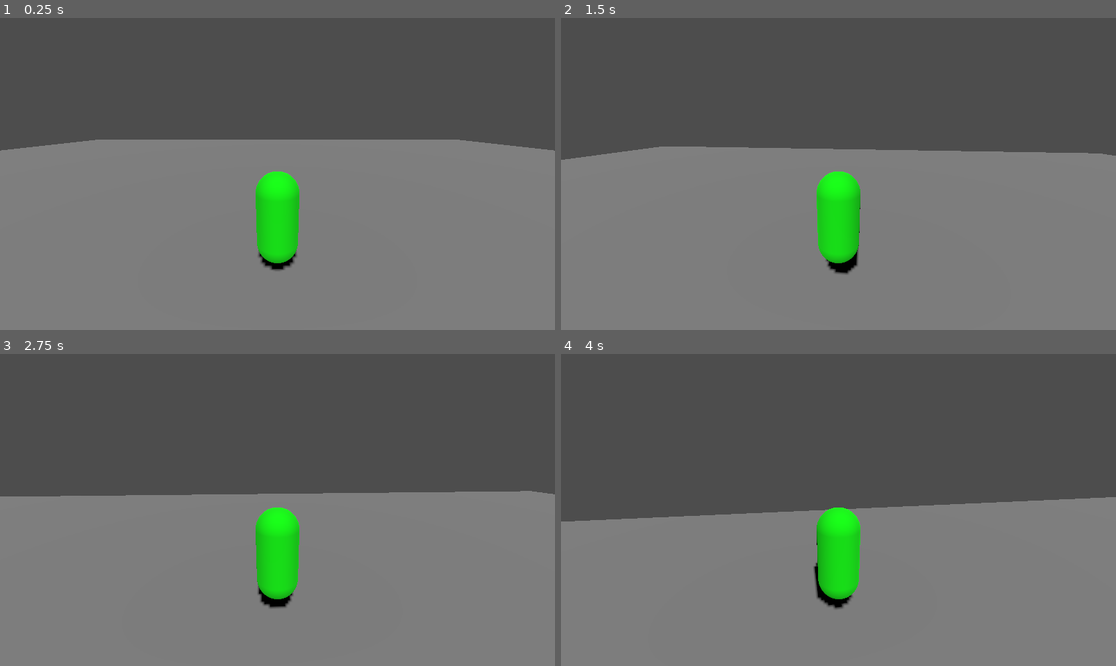
Above: before the commit, frames 1-4 (two rows, left to right).
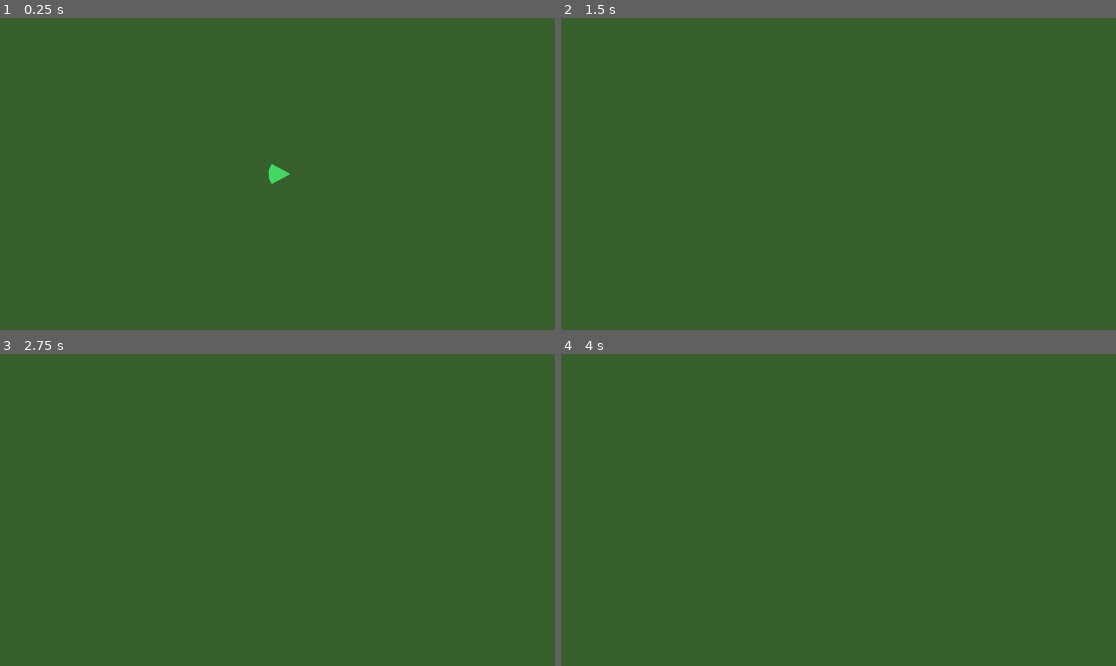
Above: after the commit, the same moments.

Repository: xXBunchXx/bubble-bros
Game: Godot game, scene res://scenes/world.tscn
Two runs of this game, one before a commit and one after it. Both use one fixed random seed, a clock stepped at 60 frames per second and the inputs below. This scene is started directly instead of the project's main scene.
Inputs (mouse positions are in pixels of both pictures, inside the frame that each line leads up to):
- Up to frame 1 (0.25 s): no input
- Up to frame 2 (1.5 s): tap Enter at 0.5 s; move the mouse to (866, 174) at 0.52 s; hold W (move_forward) from 0.53 s (still down); tap Space (jump) at 0.6, 0.77, 1.07, 1.35 s; click (866, 174) at 0.67 s; move the mouse to (810, 174) at 1.27 s; click (810, 174) at 1.42 s
- Up to frame 3 (2.75 s): keep holding W (move_forward); tap Space (jump) at 1.52, 1.82, 2.1 s; move the mouse to (288, 503) at 2.02 s; click (288, 503) at 2.17 s
- Up to frame 4 (4 s): keep holding W (move_forward); move the mouse to (832, 516) at 2.77 s; tap Space (jump) at 2.85, 3.02, 3.32, 3.6, 3.77 s; click (832, 516) at 2.92 s; move the mouse to (877, 513) at 3.52 s; click (877, 513) at 3.67 s

The runs differ from the first frame. In frame 1, 100% of the frame differs, in the area x 0-100%, y 0-100%; in frame 2, 100%; in frame 3, 100%; in frame 4, 100%.

Commit message:
edits

Diff:
--- /dev/null
+++ b/data/pawns/ninja.tres
@@ -0,0 +1,11 @@
+[gd_resource type="Resource" script_class="PawnData" load_steps=2 format=3]
+
+[ext_resource type="Script" path="res://scripts/pawn_data.gd" id="1_pd"]
+
+[resource]
+script = ExtResource("1_pd")
+display_name = "Ninja"
+speed = 150.0
+radius = 18.0
+color = Color(1, 1, 1, 1)
+max_health = 100.0
--- /dev/null
+++ b/data/pawns/scout.tres
@@ -0,0 +1,11 @@
+[gd_resource type="Resource" script_class="PawnData" load_steps=2 format=3]
+
+[ext_resource type="Script" path="res://scripts/pawn_data.gd" id="1_pd"]
+
+[resource]
+script = ExtResource("1_pd")
+display_name = "Scout"
+speed = 260.0
+radius = 12.0
+color = Color(0.8, 1, 1, 1)
+max_health = 60.0
--- a/project.godot
+++ b/project.godot
@@ -12,8 +12,12 @@
 
 config/name="BubbleBros"
 run/main_scene="res://scenes/lobby.tscn"
-config/features=PackedStringArray("4.6", "Forward Plus")
+config/features=PackedStringArray("4.6")
 config/icon="res://icon.svg"
+
+[autoload]
+
+PawnRegistry="*res://scripts/pawn_registry.gd"
 
 [input]
 
@@ -43,10 +47,6 @@
 ]
 }
 
-[physics]
-
-3d/physics_engine="Jolt Physics"
-
 [rendering]
 
 rendering_device/driver.windows="d3d12"
--- a/scenes/player.tscn
+++ /dev/null
@@ -1,36 +0,0 @@
-[gd_scene format=3 uid="uid://player001"]
-
-[ext_resource type="Script" path="res://scripts/player.gd" id="1_player"]
-
-[sub_resource type="CapsuleShape3D" id="CapsuleShape3D_1"]
-radius = 0.4
-height = 1.8
-
-[sub_resource type="CapsuleMesh" id="CapsuleMesh_1"]
-radius = 0.4
-height = 1.8
-
-[sub_resource type="SceneReplicationConfig" id="SceneReplicationConfig_1"]
-properties/0/path = NodePath(".:position")
-properties/0/spawn = true
-properties/0/sync = true
-properties/0/watch = false
-properties/1/path = NodePath(".:rotation")
-properties/1/spawn = true
-properties/1/sync = true
-properties/1/watch = false
-
-[node name="Player" type="CharacterBody3D"]
-script = ExtResource("1_player")
-
-[node name="CollisionShape3D" type="CollisionShape3D" parent="."]
-shape = SubResource("CapsuleShape3D_1")
-
-[node name="MeshInstance3D" type="MeshInstance3D" parent="."]
-mesh = SubResource("CapsuleMesh_1")
-
-[node name="Camera3D" type="Camera3D" parent="."]
-transform = Transform3D(1, 0, 0, 0, 0.965926, 0.258819, 0, -0.258819, 0.965926, 0, 1.8, 3.5)
-
-[node name="MultiplayerSynchronizer" type="MultiplayerSynchronizer" parent="."]
-replication_config = SubResource("SceneReplicationConfig_1")
--- /dev/null
+++ b/scenes/unit.tscn
@@ -0,0 +1,17 @@
+[gd_scene format=3 uid="uid://unit001"]
+
+[ext_resource type="Script" path="res://scripts/unit.gd" id="1_unit"]
+
+[sub_resource type="CircleShape2D" id="CircleShape2D_1"]
+radius = 18.0
+
+[node name="Unit" type="CharacterBody2D"]
+motion_mode = 1
+script = ExtResource("1_unit")
+
+[node name="CollisionShape2D" type="CollisionShape2D" parent="."]
+shape = SubResource("CircleShape2D_1")
+
+[node name="Body" type="Polygon2D" parent="."]
+polygon = PackedVector2Array(18, 0, -8, 14, -12, 6, -12, -6, -8, -14)
+color = Color(0.6, 0.6, 0.9, 1)
--- a/scenes/world.tscn
+++ b/scenes/world.tscn
@@ -1,26 +1,21 @@
 [gd_scene format=3 uid="uid://world001"]
 
 [ext_resource type="Script" path="res://scripts/world.gd" id="1_world"]
+[ext_resource type="Script" path="res://scripts/rts_camera.gd" id="2_camera"]
+[ext_resource type="Script" path="res://scripts/selection_manager.gd" id="3_selection"]
 
-[sub_resource type="BoxShape3D" id="BoxShape3D_1"]
-size = Vector3(50, 0.2, 50)
-
-[sub_resource type="BoxMesh" id="BoxMesh_1"]
-size = Vector3(50, 0.2, 50)
-
-[node name="World" type="Node3D"]
+[node name="World" type="Node2D"]
 script = ExtResource("1_world")
 
-[node name="DirectionalLight3D" type="DirectionalLight3D" parent="."]
-transform = Transform3D(1, 0, 0, 0, 0.707107, 0.707107, 0, -0.707107, 0.707107, 0, 10, 0)
-shadow_enabled = true
+[node name="RTSCamera" type="Camera2D" parent="."]
+zoom = Vector2(1.5, 1.5)
+script = ExtResource("2_camera")
 
-[node name="Ground" type="StaticBody3D" parent="."]
+[node name="SelectionManager" type="Node" parent="."]
+script = ExtResource("3_selection")
 
-[node name="CollisionShape3D" type="CollisionShape3D" parent="Ground"]
-shape = SubResource("BoxShape3D_1")
+[node name="Ground" type="Polygon2D" parent="."]
+polygon = PackedVector2Array(-2000, -2000, 2000, -2000, 2000, 2000, -2000, 2000)
+color = Color(0.22, 0.38, 0.18, 1)
 
-[node name="MeshInstance3D" type="MeshInstance3D" parent="Ground"]
-mesh = SubResource("BoxMesh_1")
-
-[node name="Players" type="Node3D" parent="."]
+[node name="Units" type="Node2D" parent="."]
--- /dev/null
+++ b/scripts/pawn_data.gd
@@ -0,0 +1,15 @@
+class_name PawnData
+extends Resource
+
+## Defines a controllable unit type. Create instances as .tres files in
+## res://data/pawns/ — they are auto-registered by id (the filename).
+## To add a new unit type: New Resource > PawnData, fill in stats, save.
+## No networking code needed; units spawn across the network by id.
+
+@export var display_name := "Pawn"
+@export var speed := 150.0
+@export var radius := 18.0
+## Tint applied on top of the per-player color (use white for pure player color)
+@export var color := Color.WHITE
+## Later: health, damage, attack range, sprite, etc.
+@export var max_health := 100.0
--- /dev/null
+++ b/scripts/pawn_registry.gd
@@ -0,0 +1,33 @@
+extends Node
+
+## Autoload singleton. Scans res://data/pawns/ at startup and maps
+## id (filename without extension) -> PawnData. Because every peer ships
+## the same data files, an id is all that needs to cross the network.
+
+const PAWN_DIR := "res://data/pawns/"
+
+var _pawns: Dictionary = {}
+
+func _ready() -> void:
+	var dir := DirAccess.open(PAWN_DIR)
+	if dir == null:
+		push_warning("PawnRegistry: no pawn directory at %s" % PAWN_DIR)
+		return
+	for file in dir.get_files():
+		# Exported builds rename resources to .tres.remap; strip it
+		var res_file := file.trim_suffix(".remap")
+		if not res_file.ends_with(".tres"):
+			continue
+		var id := res_file.get_basename()
+		var data := load(PAWN_DIR + res_file) as PawnData
+		if data:
+			_pawns[id] = data
+
+func get_pawn(id: String) -> PawnData:
+	if id not in _pawns:
+		push_error("PawnRegistry: unknown pawn id '%s'" % id)
+		return null
+	return _pawns[id]
+
+func ids() -> Array:
+	return _pawns.keys()
--- a/scripts/player.gd
+++ /dev/null
@@ -1,55 +0,0 @@
-extends CharacterBody3D
-
-const SPEED := 5.0
-const JUMP_VELOCITY := 5.0
-const MOUSE_SENSITIVITY := 0.002
-
-@onready var camera: Camera3D = $Camera3D
-@onready var mesh_instance: MeshInstance3D = $MeshInstance3D
-
-var _yaw := 0.0
-
-func _ready() -> void:
-	# Node name is the peer id — use it to assign authority
-	set_multiplayer_authority(int(name))
-
-	if is_multiplayer_authority():
-		camera.current = true
-		Input.mouse_mode = Input.MOUSE_MODE_CAPTURED
-		# Tint local player green so you can tell yourself apart
-		var mat := StandardMaterial3D.new()
-		mat.albedo_color = Color.GREEN
-		mesh_instance.material_override = mat
-	else:
-		camera.current = false
-
-func _input(event: InputEvent) -> void:
-	if not is_multiplayer_authority():
-		return
-	if event is InputEventMouseMotion:
-		_yaw -= event.relative.x * MOUSE_SENSITIVITY
-		rotation.y = _yaw
-	if event.is_action_pressed("ui_cancel"):
-		Input.mouse_mode = Input.MOUSE_MODE_VISIBLE
-
-func _physics_process(delta: float) -> void:
-	if not is_multiplayer_authority():
-		return
-
-	if not is_on_floor():
-		velocity += get_gravity() * delta
-
-	if Input.is_action_just_pressed("jump") and is_on_floor():
-		velocity.y = JUMP_VELOCITY
-
-	var input_dir := Input.get_vector("move_left", "move_right", "move_forward", "move_back")
-	var direction := (transform.basis * Vector3(input_dir.x, 0, input_dir.y)).normalized()
-
-	if direction:
-		velocity.x = direction.x * SPEED
-		velocity.z = direction.z * SPEED
-	else:
-		velocity.x = move_toward(velocity.x, 0, SPEED)
-		velocity.z = move_toward(velocity.z, 0, SPEED)
-
-	move_and_slide()
--- /dev/null
+++ b/scripts/rts_camera.gd
@@ -0,0 +1,27 @@
+extends Camera2D
+
+const PAN_SPEED := 400.0
+const ZOOM_FACTOR := 0.1
+const MIN_ZOOM := 0.3
+const MAX_ZOOM := 3.0
+
+func _unhandled_input(event: InputEvent) -> void:
+	if not event is InputEventMouseButton or not event.pressed:
+		return
+	if event.button_index == MOUSE_BUTTON_WHEEL_UP:
+		_set_zoom(zoom.x + ZOOM_FACTOR)
+	elif event.button_index == MOUSE_BUTTON_WHEEL_DOWN:
+		_set_zoom(zoom.x - ZOOM_FACTOR)
+
+func _process(delta: float) -> void:
+	var pan := Vector2(
+		Input.get_axis("move_left", "move_right"),
+		Input.get_axis("move_forward", "move_back")
+	)
+	if pan != Vector2.ZERO:
+		# Pan speed scales inversely with zoom so it feels consistent
+		position += pan.normalized() * PAN_SPEED * delta / zoom.x
+
+func _set_zoom(value: float) -> void:
+	var z := clampf(value, MIN_ZOOM, MAX_ZOOM)
+	zoom = Vector2(z, z)
--- /dev/null
+++ b/scripts/selection_manager.gd
@@ -0,0 +1,55 @@
+extends Node
+
+var selected_units: Array = []
+
+func _unhandled_input(event: InputEvent) -> void:
+	if not event is InputEventMouseButton or not event.pressed:
+		return
+	match event.button_index:
+		MOUSE_BUTTON_LEFT:
+			_handle_select(event.position)
+		MOUSE_BUTTON_RIGHT:
+			_handle_command(event.position)
+
+func _handle_select(screen_pos: Vector2) -> void:
+	_deselect_all()
+	var unit = _unit_at(_to_world(screen_pos))
+	if unit and unit.is_multiplayer_authority():
+		unit.set_selected(true)
+		selected_units.append(unit)
+
+func _handle_command(screen_pos: Vector2) -> void:
+	if selected_units.is_empty():
+		return
+	var world_pos := _to_world(screen_pos)
+	var target_unit = _unit_at(world_pos)
+
+	# If right-clicked an enemy, converge on their position
+	var target: Vector2 = (target_unit as Node2D).global_position if (target_unit and not target_unit.is_multiplayer_authority()) else world_pos
+
+	var count := selected_units.size()
+	for i in count:
+		var offset := Vector2.ZERO
+		if count > 1:
+			var angle := i * TAU / count
+			offset = Vector2(cos(angle), sin(angle)) * 30.0
+		selected_units[i].move_to(target + offset)
+
+func _deselect_all() -> void:
+	for unit in selected_units:
+		if is_instance_valid(unit):
+			unit.set_selected(false)
+	selected_units.clear()
+
+func _unit_at(world_pos: Vector2) -> Node:
+	var space := get_tree().get_root().get_world_2d().direct_space_state
+	var query := PhysicsPointQueryParameters2D.new()
+	query.position = world_pos
+	for result in space.intersect_point(query, 8):
+		var node = result.collider
+		if node.is_in_group("units"):
+			return node
+	return null
+
+func _to_world(screen_pos: Vector2) -> Vector2:
+	return get_viewport().canvas_transform.affine_inverse() * screen_pos
--- /dev/null
+++ b/scripts/unit.gd
@@ -0,0 +1,71 @@
+extends CharacterBody2D
+
+const STOP_DISTANCE := 8.0
+
+@onready var body: Polygon2D = $Body
+@onready var collision: CollisionShape2D = $CollisionShape2D
+
+var pawn_id := ""
+var owner_id := 1
+var health := 100.0
+
+var _data: PawnData
+var _target_position: Vector2
+var _moving := false
+var _base_color: Color
+
+## Called by world.gd right after instancing, before add_child.
+func setup(p_pawn_id: String, p_owner_id: int) -> void:
+	pawn_id = p_pawn_id
+	owner_id = p_owner_id
+
+func _ready() -> void:
+	set_multiplayer_authority(owner_id)
+	add_to_group("units")
+
+	_data = PawnRegistry.get_pawn(pawn_id)
+	if _data == null:
+		_data = PawnData.new()  # safe fallback so the game keeps running
+
+	health = _data.max_health
+	# Duplicate the shape — otherwise resizing it would resize every unit
+	collision.shape = collision.shape.duplicate()
+	collision.shape.radius = _data.radius
+	# Scale the arrow polygon to match the pawn's size (authored at radius 18)
+	body.scale = Vector2.ONE * (_data.radius / 18.0)
+
+	# Per-player hue, multiplied by the pawn type's tint
+	_base_color = Color.from_hsv(fmod(owner_id * 0.37, 1.0), 0.7, 0.85) * _data.color
+	body.color = _base_color
+
+func set_selected(value: bool) -> void:
+	body.color = Color.YELLOW if value else _base_color
+
+func move_to(target: Vector2) -> void:
+	_target_position = target
+	_moving = true
+
+func _physics_process(_delta: float) -> void:
+	if not is_multiplayer_authority():
+		return
+
+	if _moving:
+		var diff := _target_position - global_position
+		if diff.length() < STOP_DISTANCE:
+			_moving = false
+			velocity = Vector2.ZERO
+		else:
+			velocity = diff.normalized() * _data.speed
+			rotation = diff.angle()
+	else:
+		velocity = Vector2.ZERO
+
+	move_and_slide()
+
+	if multiplayer.get_peers().size() > 0:
+		_sync_transform.rpc(global_position, rotation)
+
+@rpc("any_peer", "unreliable_ordered", "call_remote")
+func _sync_transform(pos: Vector2, rot: float) -> void:
+	global_position = pos
+	rotation = rot
--- a/scripts/world.gd
+++ b/scripts/world.gd
@@ -1,25 +1,30 @@
-extends Node3D
+extends Node2D
 
-const PLAYER_SCENE := preload("res://scenes/player.tscn")
+const UNIT_SCENE := preload("res://scenes/unit.tscn")
 const BROADCAST_PORT := 7778
 const BROADCAST_INTERVAL := 1.0
 const BROADCAST_MSG := "BUBBLEBROS_SERVER"
 
-const SPAWN_POSITIONS := [
-	Vector3(0, 1, 0),
-	Vector3(3, 1, 0),
-	Vector3(-3, 1, 0),
-	Vector3(0, 1, 3),
-	Vector3(0, 1, -3),
+## Pawn each player starts with (id = filename in res://data/pawns/)
+const STARTING_PAWN := "ninja"
+
+const SPAWN_POSITIONS: Array[Vector2] = [
+	Vector2(0, 0),
+	Vector2(120, 0),
+	Vector2(-120, 0),
+	Vector2(0, 120),
+	Vector2(0, -120),
 ]
 
 var _broadcast_sockets: Array[PacketPeerUDP] = []
 var _broadcast_timer := 0.0
+var _next_unit_num := 1
 
 func _ready() -> void:
+	Input.mouse_mode = Input.MOUSE_MODE_VISIBLE
 	if multiplayer.is_server():
 		multiplayer.peer_disconnected.connect(_on_peer_disconnected)
-		_add_player(multiplayer.get_unique_id(), _next_spawn_pos())
+		spawn_unit(STARTING_PAWN, 1, _next_spawn_pos())
 		_open_broadcast_sockets()
 	else:
 		_request_spawn.rpc_id(1)
@@ -36,45 +41,55 @@
 	if what == NOTIFICATION_PREDELETE:
 		_close_broadcast_sockets()
 
-# ── Multiplayer spawning ────────────────────────────────────────────────────
+# ── Spawning ────────────────────────────────────────────────────────────────
+# SERVER-ONLY entry point. Spawns any pawn type for any owner and
+# replicates it to all clients. This is the one function future game
+# systems (buildings, abilities, game modes) call to create units.
+func spawn_unit(pawn_id: String, p_owner_id: int, pos: Vector2) -> void:
+	assert(multiplayer.is_server())
+	var unit_name := "u%d" % _next_unit_num
+	_next_unit_num += 1
+	_add_unit(unit_name, pawn_id, p_owner_id, pos)
+	_add_unit.rpc(unit_name, pawn_id, p_owner_id, pos)
 
+# Called on the SERVER by each joining client once their world is loaded
 @rpc("any_peer", "reliable", "call_remote")
 func _request_spawn() -> void:
 	var new_id := multiplayer.get_remote_sender_id()
-	var new_pos := _next_spawn_pos()
-	for child in $Players.get_children():
-		_add_player.rpc_id(new_id, int(child.name), child.position)
-	_add_player(new_id, new_pos)
-	_add_player.rpc(new_id, new_pos)
+	# First, replicate every existing unit to the new client
+	for child in $Units.get_children():
+		_add_unit.rpc_id(new_id, child.name, child.pawn_id, child.owner_id, child.position)
+	# Then spawn their starting unit everywhere
+	spawn_unit(STARTING_PAWN, new_id, _next_spawn_pos())
 
-@rpc("authority", "reliable", "call_local")
-func _add_player(peer_id: int, pos: Vector3) -> void:
-	if $Players.get_node_or_null(str(peer_id)):
+@rpc("authority", "reliable", "call_remote")
+func _add_unit(unit_name: String, pawn_id: String, p_owner_id: int, pos: Vector2) -> void:
+	if $Units.get_node_or_null(unit_name):
 		return
-	var player := PLAYER_SCENE.instantiate()
-	player.name = str(peer_id)
-	player.position = pos
-	$Players.add_child(player)
+	var unit := UNIT_SCENE.instantiate()
+	unit.name = unit_name
+	unit.setup(pawn_id, p_owner_id)
+	unit.position = pos
+	$Units.add_child(unit)
 
-@rpc("authority", "reliable", "call_local")
-func _remove_player(peer_id: int) -> void:
-	var player := $Players.get_node_or_null(str(peer_id))
-	if player:
-		player.queue_free()
+@rpc("authority", "reliable", "call_remote")
+func _remove_units_of(peer_id: int) -> void:
+	for child in $Units.get_children():
+		if child.owner_id == peer_id:
+			child.queue_free()
 
 func _on_peer_disconnected(peer_id: int) -> void:
-	_remove_player(peer_id)
-	_remove_player.rpc(peer_id)
+	_remove_units_of(peer_id)
+	_remove_units_of.rpc(peer_id)
 
-func _next_spawn_pos() -> Vector3:
-	return SPAWN_POSITIONS[$Players.get_child_count() % SPAWN_POSITIONS.size()]
+func _next_spawn_pos() -> Vector2:
+	return SPAWN_POSITIONS[$Units.get_child_count() % SPAWN_POSITIONS.size()]
 
 # ── LAN broadcast ───────────────────────────────────────────────────────────
 
 func _open_broadcast_sockets() -> void:
 	_close_broadcast_sockets()
 	var seen: Array[String] = []
-
 	for iface in IP.get_local_interfaces():
 		for addr: String in iface.get("addresses", []):
 			if ":" in addr or addr.begins_with("127."):
@@ -86,15 +101,11 @@
 			if subnet_bcast in seen:
 				continue
 			seen.append(subnet_bcast)
-
 			var sock := PacketPeerUDP.new()
-			# Bind to this interface's IP so the OS sends through the right NIC
 			sock.bind(0, addr)
 			sock.set_broadcast_enabled(true)
 			sock.set_dest_address(subnet_bcast, BROADCAST_PORT)
 			_broadcast_sockets.append(sock)
-
-	# Unicast to loopback so a second instance on the same machine can find us
 	var loopback := PacketPeerUDP.new()
 	loopback.set_dest_address("127.0.0.1", BROADCAST_PORT)
 	_broadcast_sockets.append(loopback)
Not shown, added: scripts/pawn_data.gd.uid
Not shown, added: scripts/pawn_registry.gd.uid
Not shown, removed: scripts/player.gd.uid
Not shown, added: scripts/rts_camera.gd.uid
Not shown, added: scripts/selection_manager.gd.uid
Not shown, added: scripts/unit.gd.uid
